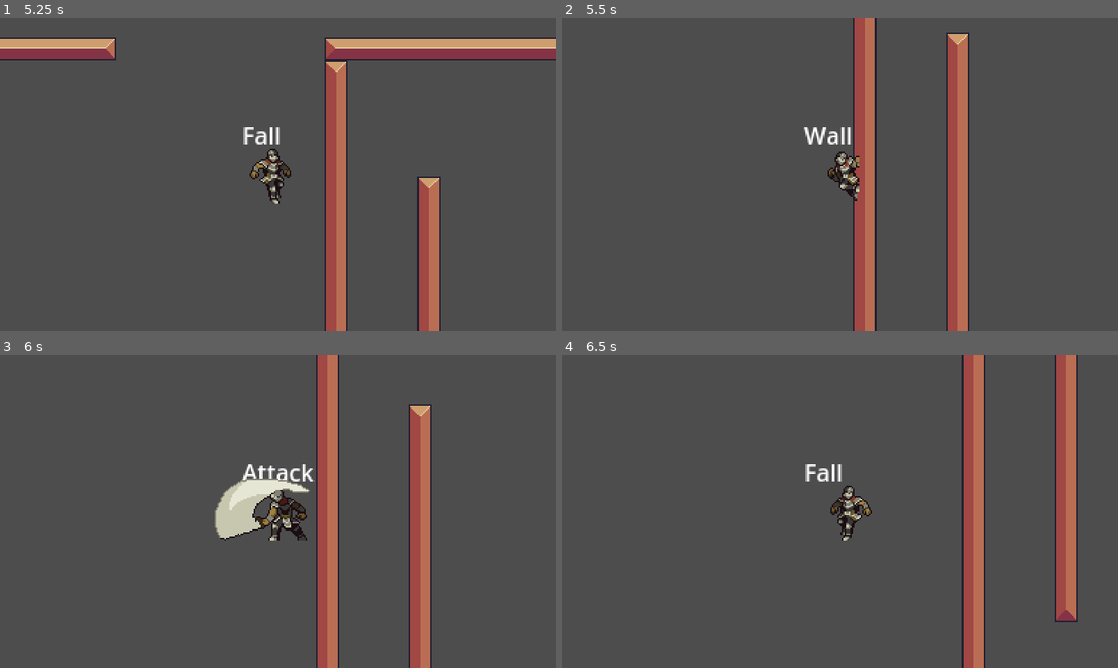
Above: before the commit, frames 1-4 (two rows, left to right).
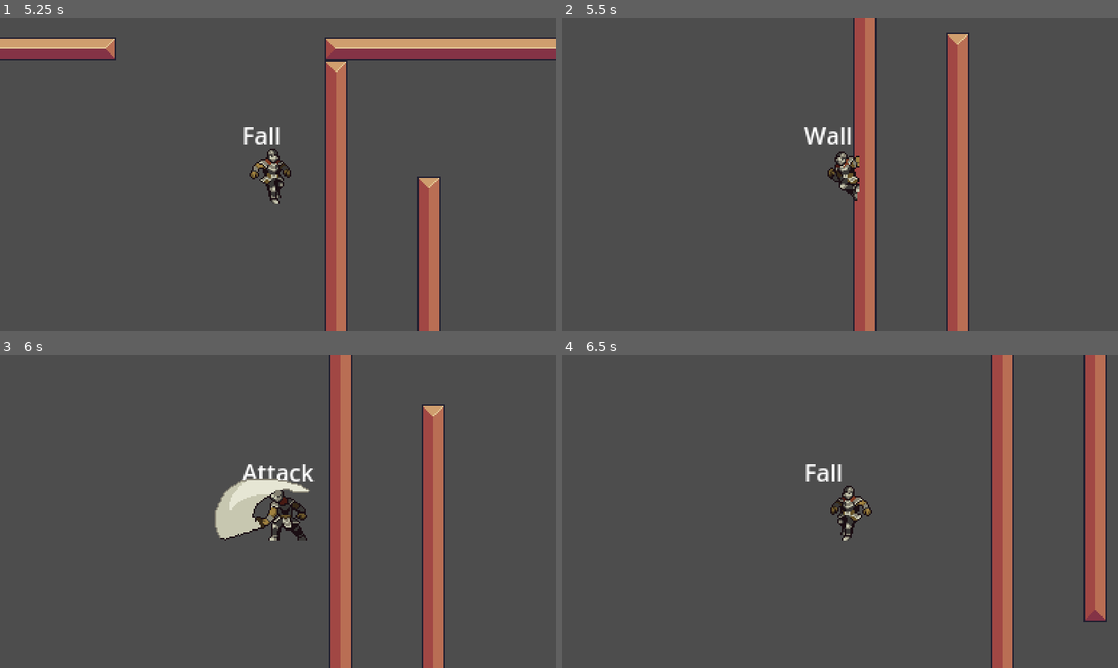
Above: after the commit, the same moments.

Repository: sschellhoff/godot_platformer
Game: Godot game, scene res://Game.tscn
The game is run twice, just before and just after one commit, with the same random seed, the same clock (stepped at 60 frames per second) and the same inputs.
Inputs:
- Up to frame 1 (5.25 s): tap Enter (dash) at 0.5, 2.1, 4.35 s; hold T (right) 0.53-2.03 s; tap Space (jump) at 0.6, 0.77, 1.07, 1.52, 1.55, 1.82, 2.3, 2.85, 3.02, 3.32, 3.77, 3.8, 4.07, 4.52, 4.55, 4.82, 5.1 s; tap Ctrl (attack) at 1.35, 3.6 s; hold R (left) 2.03-2.78 s; hold T (right) 2.78-4.28 s; hold R (left) 4.28-5.03 s; hold T (right) from 5.03 s (still down)
- Up to frame 2 (5.5 s): keep holding T (right)
- Up to frame 3 (6 s): tap Space (jump) at 5.75 s; release T (right) at 5.78 s; hold R (left) from 5.78 s (still down); tap Ctrl (attack) at 5.85 s
- Up to frame 4 (6.5 s): keep holding R (left); tap Space (jump) at 6.02, 6.05, 6.32 s

Frame 1 is identical in both runs. In frame 2, less than 0.1% of the frame differs, in the area x 48-53%, y 44-58%; in frame 3, 12%; in frame 4, 16%, in the area x 71-98%, y 0-100%.

Commit message:
improved coyote time on wall jump

Diff:
--- a/PlayerAnimation.gd
+++ b/PlayerAnimation.gd
@@ -12,10 +12,6 @@
 		$Sprite2D.flip_h = true
 	elif owner.velocity.x > 0:
 		$Sprite2D.flip_h = false
-	elif Input.is_action_pressed("left") && current_animation == "wall_slide":
-		$Sprite2D.flip_h = false
-	elif Input.is_action_pressed("right") && current_animation == "wall_slide":
-		$Sprite2D.flip_h = true
 	if current_animation == "fall" && owner.velocity.y < 0:
 		$AnimationPlayer.play("jump")
 	else:
--- a/PlayerAnimation.tscn
+++ b/PlayerAnimation.tscn
@@ -6,9 +6,9 @@
 [ext_resource type="Texture2D" uid="uid://cjpr8qwgkri8w" path="res://assets/FreeKnight_v1/Colour1/Outline/120x80_PNGSheets/_Run.png" id="4_44q25"]
 [ext_resource type="Texture2D" uid="uid://dd6gq3ki1wr38" path="res://assets/FreeKnight_v1/Colour1/Outline/120x80_PNGSheets/_Dash.png" id="5_p71cd"]
 [ext_resource type="Texture2D" uid="uid://borg7cytiwxad" path="res://assets/FreeKnight_v1/Colour1/Outline/120x80_PNGSheets/_Jump.png" id="6_xcxmo"]
-[ext_resource type="Texture2D" uid="uid://cd0y6pve8k3al" path="res://assets/FreeKnight_v1/Colour1/Outline/120x80_PNGSheets/_WallSlide.png" id="7_mntpo"]
 [ext_resource type="Texture2D" uid="uid://ddjmx0ntomj2x" path="res://assets/FreeKnight_v1/Colour1/Outline/120x80_PNGSheets/_AttackNoMovement.png" id="8_i5bhm"]
 [ext_resource type="Texture2D" uid="uid://5el5ilexhewx" path="res://assets/FreeKnight_v1/Colour1/Outline/120x80_PNGSheets/_Slide.png" id="9_aigvo"]
+[ext_resource type="Texture2D" uid="uid://ubaiycwiurdk" path="res://assets/FreeKnight_v1/Colour1/Outline/120x80_PNGSheets/_WallSlide-flipped.png" id="10_jg4dj"]
 [ext_resource type="Texture2D" uid="uid://deya61k6fjy7g" path="res://assets/FreeKnight_v1/Colour1/Outline/120x80_PNGSheets/_Crouch.png" id="10_xlum2"]
 
 [sub_resource type="Animation" id="Animation_8l5cw"]
@@ -126,6 +126,58 @@
 "values": [1]
 }
 
+[sub_resource type="Animation" id="Animation_1qjve"]
+resource_name = "crouch"
+length = 0.3
+tracks/0/type = "value"
+tracks/0/imported = false
+tracks/0/enabled = true
+tracks/0/path = NodePath("Sprite2D:frame")
+tracks/0/interp = 1
+tracks/0/loop_wrap = true
+tracks/0/keys = {
+"times": PackedFloat32Array(0),
+"transitions": PackedFloat32Array(1),
+"update": 1,
+"values": [0]
+}
+tracks/1/type = "value"
+tracks/1/imported = false
+tracks/1/enabled = true
+tracks/1/path = NodePath("Sprite2D:texture")
+tracks/1/interp = 1
+tracks/1/loop_wrap = true
+tracks/1/keys = {
+"times": PackedFloat32Array(0),
+"transitions": PackedFloat32Array(1),
+"update": 1,
+"values": [ExtResource("10_xlum2")]
+}
+tracks/2/type = "value"
+tracks/2/imported = false
+tracks/2/enabled = true
+tracks/2/path = NodePath("Sprite2D:hframes")
+tracks/2/interp = 1
+tracks/2/loop_wrap = true
+tracks/2/keys = {
+"times": PackedFloat32Array(0),
+"transitions": PackedFloat32Array(1),
+"update": 1,
+"values": [1]
+}
+tracks/3/type = "value"
+tracks/3/imported = false
+tracks/3/enabled = true
+tracks/3/path = NodePath("Sprite2D:vframes")
+tracks/3/interp = 1
+tracks/3/loop_wrap = true
+tracks/3/keys = {
+"times": PackedFloat32Array(0),
+"transitions": PackedFloat32Array(1),
+"update": 1,
+"values": [1]
+}
+
 [sub_resource type="Animation" id="Animation_7rrck"]
 resource_name = "dash"
 length = 0.5
@@ -466,7 +518,7 @@
 "times": PackedFloat32Array(0),
 "transitions": PackedFloat32Array(1),
 "update": 1,
-"values": [ExtResource("7_mntpo")]
+"values": [ExtResource("10_jg4dj")]
 }
 tracks/2/type = "value"
 tracks/2/imported = false
@@ -479,58 +531,6 @@
 "transitions": PackedFloat32Array(1),
 "update": 1,
 "values": [3]
-}
-tracks/3/type = "value"
-tracks/3/imported = false
-tracks/3/enabled = true
-tracks/3/path = NodePath("Sprite2D:vframes")
-tracks/3/interp = 1
-tracks/3/loop_wrap = true
-tracks/3/keys = {
-"times": PackedFloat32Array(0),
-"transitions": PackedFloat32Array(1),
-"update": 1,
-"values": [1]
-}
-
-[sub_resource type="Animation" id="Animation_1qjve"]
-resource_name = "crouch"
-length = 0.3
-tracks/0/type = "value"
-tracks/0/imported = false
-tracks/0/enabled = true
-tracks/0/path = NodePath("Sprite2D:frame")
-tracks/0/interp = 1
-tracks/0/loop_wrap = true
-tracks/0/keys = {
-"times": PackedFloat32Array(0),
-"transitions": PackedFloat32Array(1),
-"update": 1,
-"values": [0]
-}
-tracks/1/type = "value"
-tracks/1/imported = false
-tracks/1/enabled = true
-tracks/1/path = NodePath("Sprite2D:texture")
-tracks/1/interp = 1
-tracks/1/loop_wrap = true
-tracks/1/keys = {
-"times": PackedFloat32Array(0),
-"transitions": PackedFloat32Array(1),
-"update": 1,
-"values": [ExtResource("10_xlum2")]
-}
-tracks/2/type = "value"
-tracks/2/imported = false
-tracks/2/enabled = true
-tracks/2/path = NodePath("Sprite2D:hframes")
-tracks/2/interp = 1
-tracks/2/loop_wrap = true
-tracks/2/keys = {
-"times": PackedFloat32Array(0),
-"transitions": PackedFloat32Array(1),
-"update": 1,
-"values": [1]
 }
 tracks/3/type = "value"
 tracks/3/imported = false
--- a/player/Player.tscn
+++ b/player/Player.tscn
@@ -83,12 +83,12 @@
 [node name="WallDetector" type="Node2D" parent="."]
 
 [node name="Top" type="RayCast2D" parent="WallDetector"]
-position = Vector2(2.08165e-12, -2)
+position = Vector2(2.08165e-12, -8)
 rotation = -1.5708
 target_position = Vector2(2.08165e-12, 12)
 
 [node name="Bottom" type="RayCast2D" parent="WallDetector"]
-position = Vector2(2.08165e-12, 8)
+position = Vector2(2.08165e-12, 10)
 rotation = -1.5708
 target_position = Vector2(2.08165e-12, 12)
 
--- a/player/statemachine/PlayerState.gd
+++ b/player/statemachine/PlayerState.gd
@@ -47,7 +47,7 @@
 
 
 func want_move_horizontal() -> bool:
-	return want_move_left() || want_move_right()
+	return !(want_move_left() && want_move_right()) && (want_move_left() || want_move_right())
 
 
 func want_move_right() -> bool:
--- a/player/statemachine/Statemachine.gd
+++ b/player/statemachine/Statemachine.gd
@@ -22,7 +22,9 @@
 func _physics_process(delta: float) -> void:
 	# TODO move this code
 	state.physic(delta)
-	if owner.velocity.x > 0:
+	if is_zero_approx(owner.velocity.x):
+		pass
+	elif owner.velocity.x > 0:
 		$"../WallDetector/Top".scale.y = 1
 		$"../WallDetector/Bottom".scale.y = 1
 		$"../AttackShape/AttackCollider".position.x = 28
--- a/player/statemachine/Wall.gd
+++ b/player/statemachine/Wall.gd
@@ -1,21 +1,38 @@
 extends PlayerState
 
 
-const SPEED = 80
+const SPEED = 120
+
+const COYOTE_TIME := 0.25
+
+var coyote_timer: Timer
+
+
+func _ready():
+	coyote_timer = Timer.new()
+	coyote_timer.connect("timeout", _on_coyote_timer_timeout)
+	coyote_timer.one_shot = true
+	add_child(coyote_timer)
 
 
 func enter(data:= {}) -> void:
 	entity.velocity = Vector2.ZERO
 
 
+func exit() -> void:
+	coyote_timer.stop()
+
+
 func physic(delta: float) -> void:
-	if !want_move_horizontal():
-		request_fall()
+	if want_jump():
+		request_wall_jump(SPEED * facing_direction() * -1)
+	elif (!want_move_horizontal() || want_move_in_other_direction()) && coyote_timer.is_stopped():
+		coyote_timer.start(COYOTE_TIME)
 	elif want_jump():
 		request_wall_jump(SPEED * facing_direction() * -1)
-	elif want_move_in_other_direction():
-		request_fall(true)
-	elif entity.is_on_wall() && !want_move_in_other_direction():
-		request_wall()
 	elif entity.is_on_floor():
 		request_walk()
+
+
+func _on_coyote_timer_timeout():
+	request_fall()
--- a/player/statemachine/fall.gd
+++ b/player/statemachine/fall.gd
@@ -92,7 +92,7 @@
 		request_jump()
 	elif want_attack():
 		request_attack(true)
-	elif on_wall() && want_move_horizontal():
+	elif want_move_on_wall():
 		request_wall()
 	elif want_jump():
 		handle_jump_from_air()
@@ -139,6 +139,10 @@
 	is_forced_speed = false
 
 
+func want_move_on_wall() -> bool:
+	return on_wall() && get_horizontal_input_direction() == facing_direction()
+
+
 func on_wall() -> bool:
 	var top_detector := $"../../WallDetector/Top" as RayCast2D
 	var bottom_detector := $"../../WallDetector/Bottom" as RayCast2D
Binary file added: assets/FreeKnight_v1/Colour1/Outline/120x80_PNGSheets/_WallSlide-flipped.png
Not shown, added: assets/FreeKnight_v1/Colour1/Outline/120x80_PNGSheets/_WallSlide-flipped.png.import
